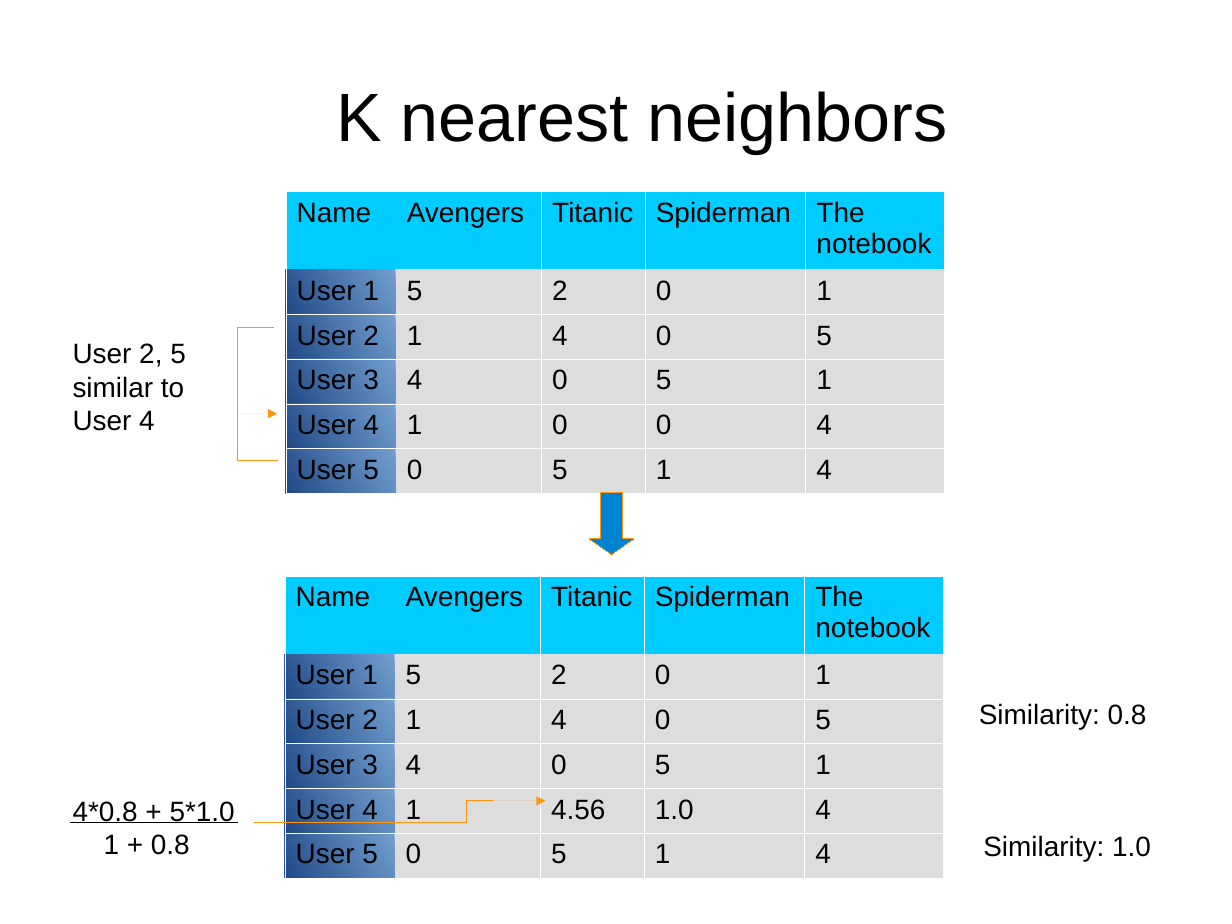
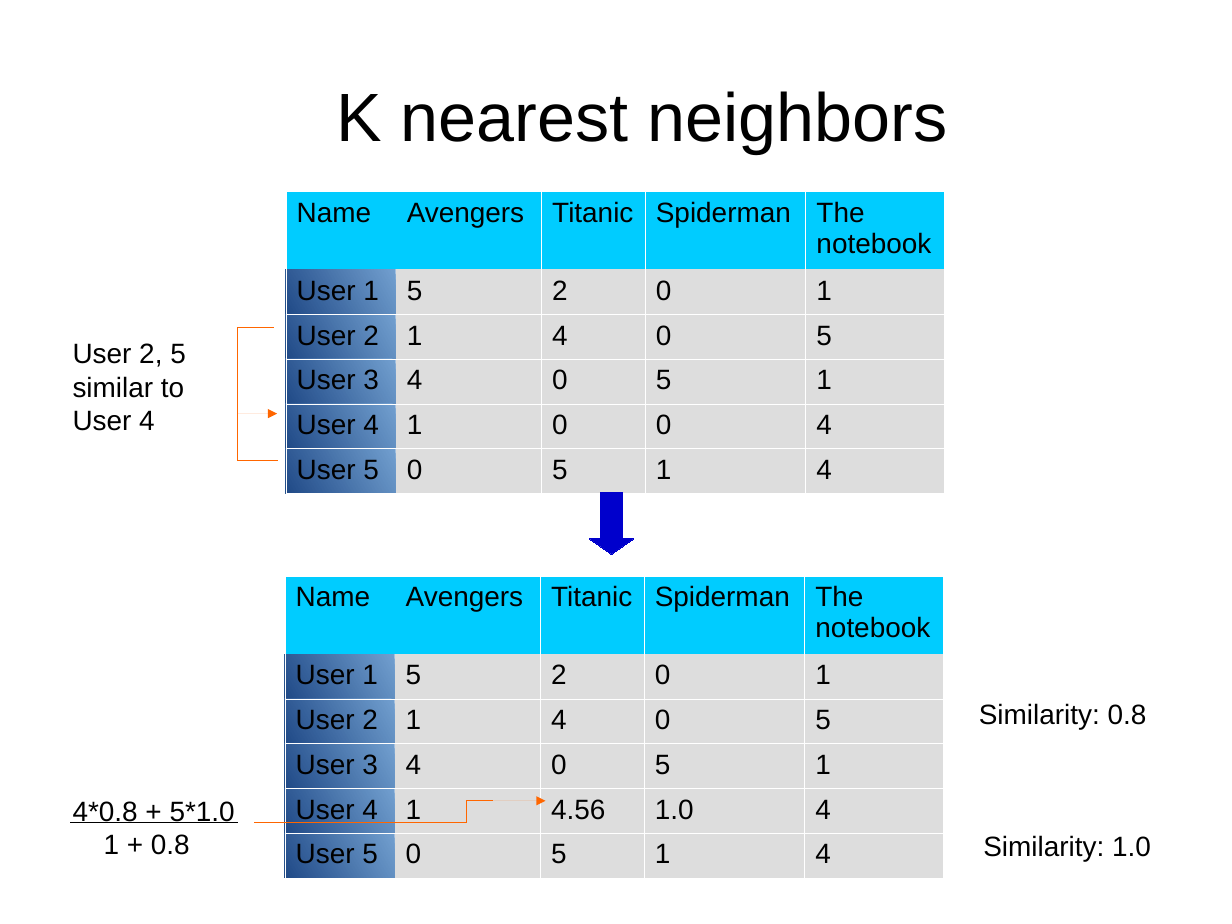
Before and after one commit to DriesSmit/Recommendation-System, a slide deck: slide 11 of Presentation.odp. Drawn at 1232x924 pixels with LibreOffice and Linux fonts; fonts in the diff are those of the drawing. Boxes give left, top, right and bottom in pixels: in the first picture for what was removed or moved away, otherwise in the second. Text is boxed around its words. In the diff, an @@ line names an element or a change of style, - is before the commit and + after.

```diff
--- a/Presentation.odp
+++ b/Presentation.odp
@@ elbow line (238, 414) - (274, 328): stroke #FF950E 0 pt to #FF6600 0 pt @@
@@ arrow (277, 414) - (238, 414): stroke #FF950E 0 pt to #FF6600 0 pt @@
@@ elbow line (238, 414) - (277, 461): stroke #FF950E 0 pt to #FF6600 0 pt @@
@@ down arrow at [590,493,634,555]: fill #0084D1 to #0000CC; outline #FF950E 0 pt to #0000CC 0 pt @@
@@ elbow line (493, 802) - (255, 822): stroke #FF950E 0 pt to #FF6600 0 pt @@
@@ arrow (546, 802) - (493, 802): stroke #FF950E 0 pt to #FF6600 0 pt @@
```
Also in this commit, not shown: 4 other slides changed, 4 slides added.
